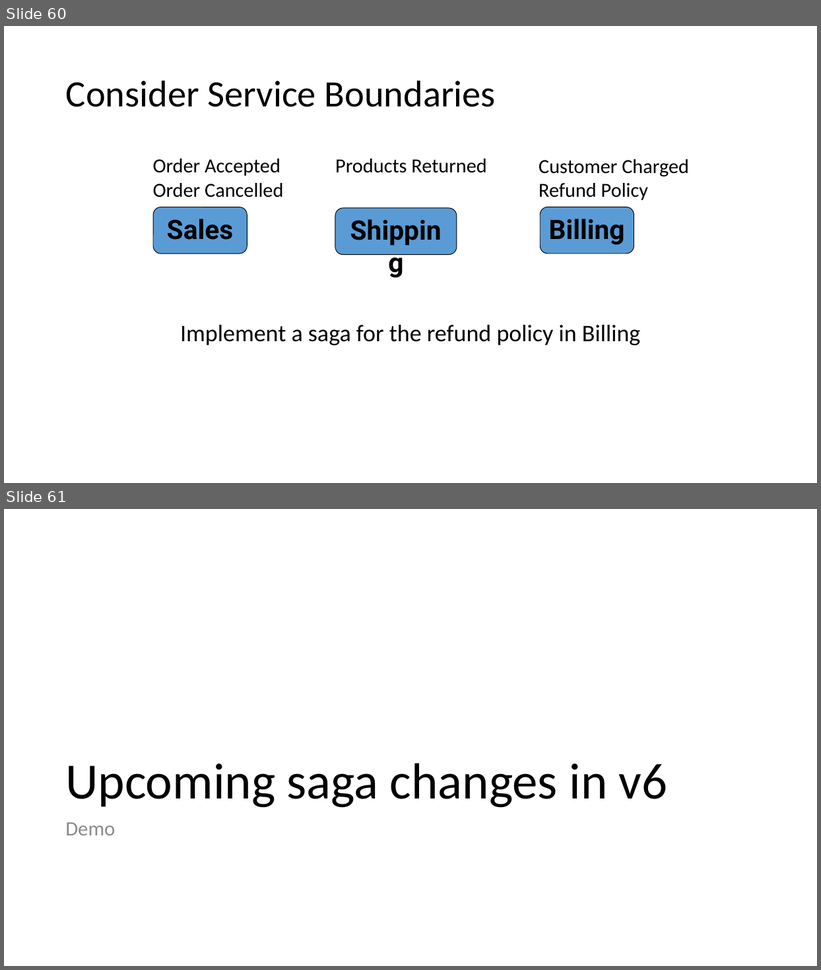
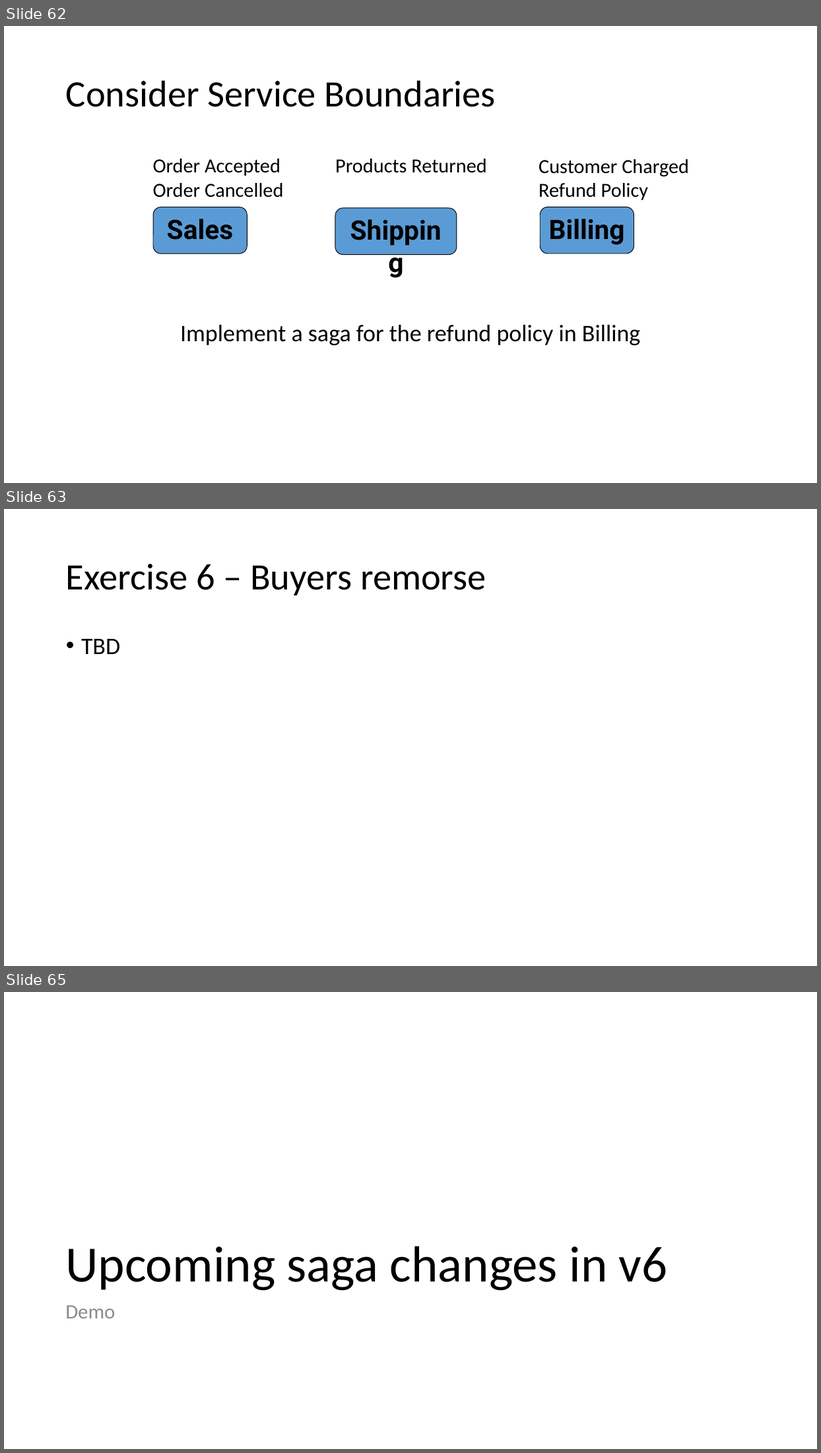
Before and after one commit to Particular/SagaMasterClass, a slide deck: SagaMasterClass.pptx. Shown one above the other, each under a label of ours: slides 60 and 61 before the commit, slides 62, 63 and 65 after it; the slides between them are not shown. The pictures are 821x970 and 821x1453 pixels, drawn with LibreOffice and Linux fonts; fonts in the diff are those of the drawing. Boxes give left, top, right and bottom in pixels: in the first picture for what was removed or moved away, otherwise in the second. Text is boxed around its words. In the diff, an @@ line names an element or a change of style, - is before the commit and + after.

```diff
--- a/SagaMasterClass.pptx
+++ b/SagaMasterClass.pptx
@@ slide 63 added at bbox=[4, 509, 817, 966], background #FFFFFF @@
@@ title added at bbox=[66, 564, 486, 595], 44 pt, text #000000 @@
+Exercise 6 – Buyers remorse
@@ text added at bbox=[81, 639, 120, 654], 28 pt, text #000000 @@
+• TBD
@@ what was slide 60 is now slide 62 @@
@@ what was slide 61 is now slide 65 @@
```
Also in this commit, not shown: 1 slide changed, 3 other slides added.
